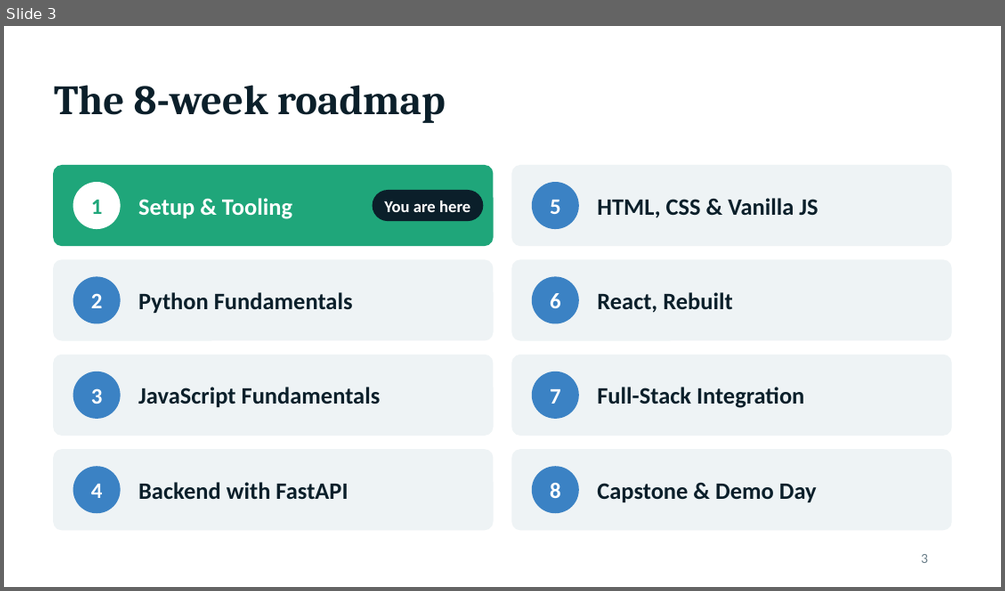
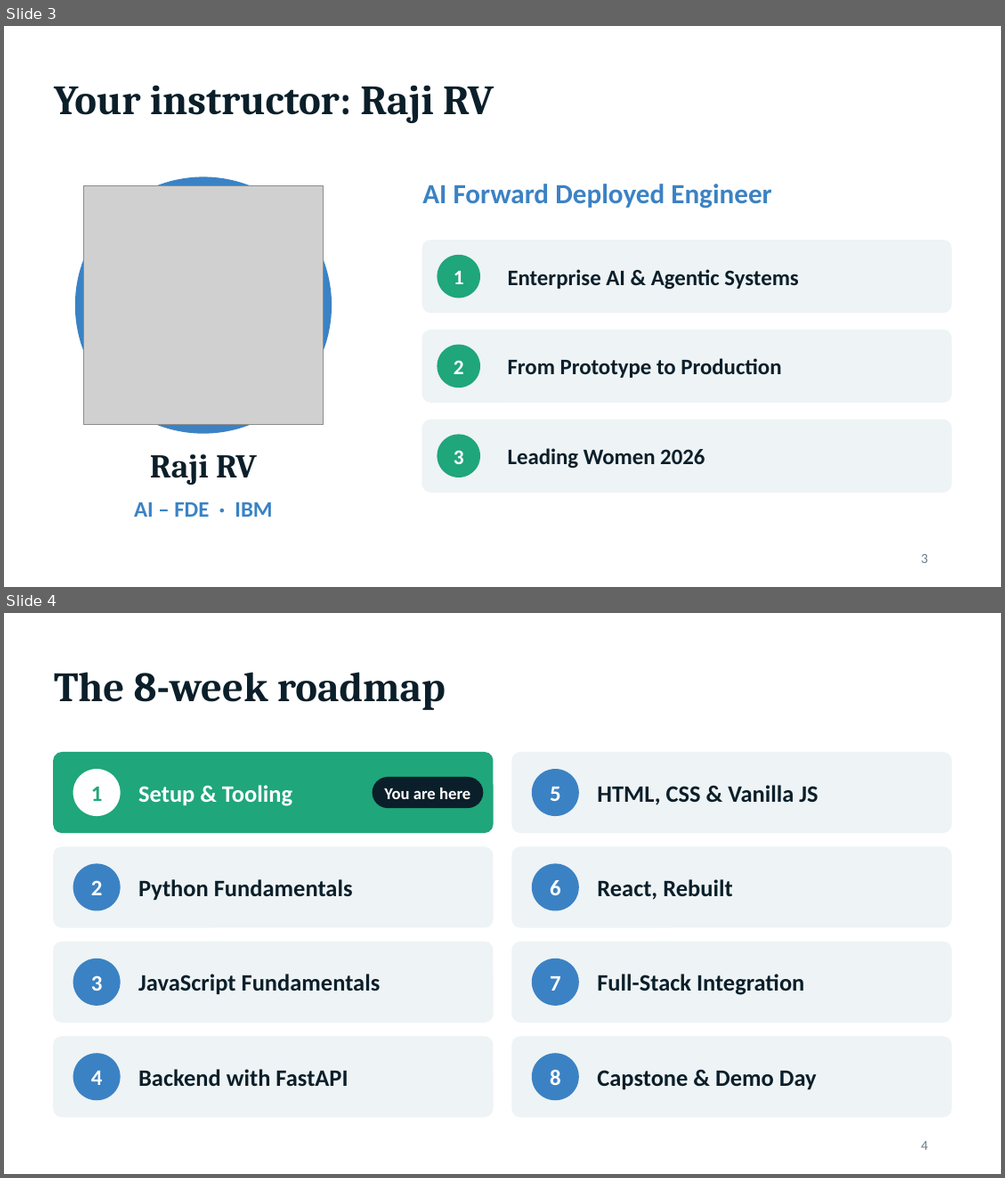
Before and after one commit to ccunnect-tech/BFA, a slide deck: class-1/docs/class-1-setup.pptx. Shown one above the other, each under a label of ours: slide 3 before the commit, slides 3 and 4 after it. The pictures are 1005x591 and 1005x1178 pixels, drawn with LibreOffice and Linux fonts; fonts in the diff are those of the drawing; grey boxes stand for pictures. Boxes give left, top, right and bottom in pixels: in the first picture for what was removed or moved away, otherwise in the second. Text is boxed around its words. In the diff, an @@ line names an element or a change of style, - is before the commit and + after.

```diff
--- a/class-1/docs/class-1-setup.pptx
+++ b/class-1/docs/class-1-setup.pptx
@@ slide 3 added at (4, 26, 1001, 587), background #FFFFFF @@
@@ title added at (54, 85, 494, 123), 30 pt, text #0B1F2A, bold @@
+Your instructor: Raji RV
@@ ellipse added at (76, 177, 331, 433), fill #3B82C4, outline #3B82C4 1 pt @@
@@ picture added at (84, 185, 323, 425) @@
@@ text added at (422, 184, 771, 208), 20 pt, text #3B82C4, bold @@
+AI Forward Deployed Engineer
@@ rounded rectangle added at (422, 240, 951, 312), fill #EEF3F5, outline #EEF3F5 1 pt @@
@@ ellipse added at (437, 256, 479, 297), fill #1FA67A, outline #1FA67A 1 pt @@
@@ text added at (453, 271, 464, 284), 15 pt, text #FFFFFF, bold @@
+1
@@ text added at (508, 269, 798, 289), 16 pt, text #0B1F2A, bold @@
+Enterprise AI & Agentic Systems
@@ rounded rectangle added at (422, 330, 951, 402), fill #EEF3F5, outline #EEF3F5 1 pt @@
@@ ellipse added at (437, 345, 479, 386), fill #1FA67A, outline #1FA67A 1 pt @@
@@ text added at (453, 360, 464, 374), 15 pt, text #FFFFFF, bold @@
+2
@@ text added at (508, 358, 781, 378), 16 pt, text #0B1F2A, bold @@
+From Prototype to Production
@@ rounded rectangle added at (422, 419, 951, 491), fill #EEF3F5, outline #EEF3F5 1 pt @@
@@ ellipse added at (437, 435, 479, 476), fill #1FA67A, outline #1FA67A 1 pt @@
@@ text added at (453, 450, 464, 464), 15 pt, text #FFFFFF, bold @@
+3
@@ text added at (508, 448, 704, 468), 16 pt, text #0B1F2A, bold @@
+Leading Women 2026
@@ text added at (150, 454, 257, 484), 24 pt, text #0B1F2A, bold @@
+Raji RV
@@ text added at (134, 502, 272, 516), 16 pt, text #3B82C4, bold @@
+AI – FDE · IBM
@@ page number added at (921, 554, 928, 563), 10 pt, text #6B7F8A @@
+3
@@ what was slide 3 is now slide 4 @@
@@ page number at (921, 1141, 928, 1150): text changed @@
-3
+4
```
Also in this commit, not shown: 1 slide changed, 1 other slide added.
